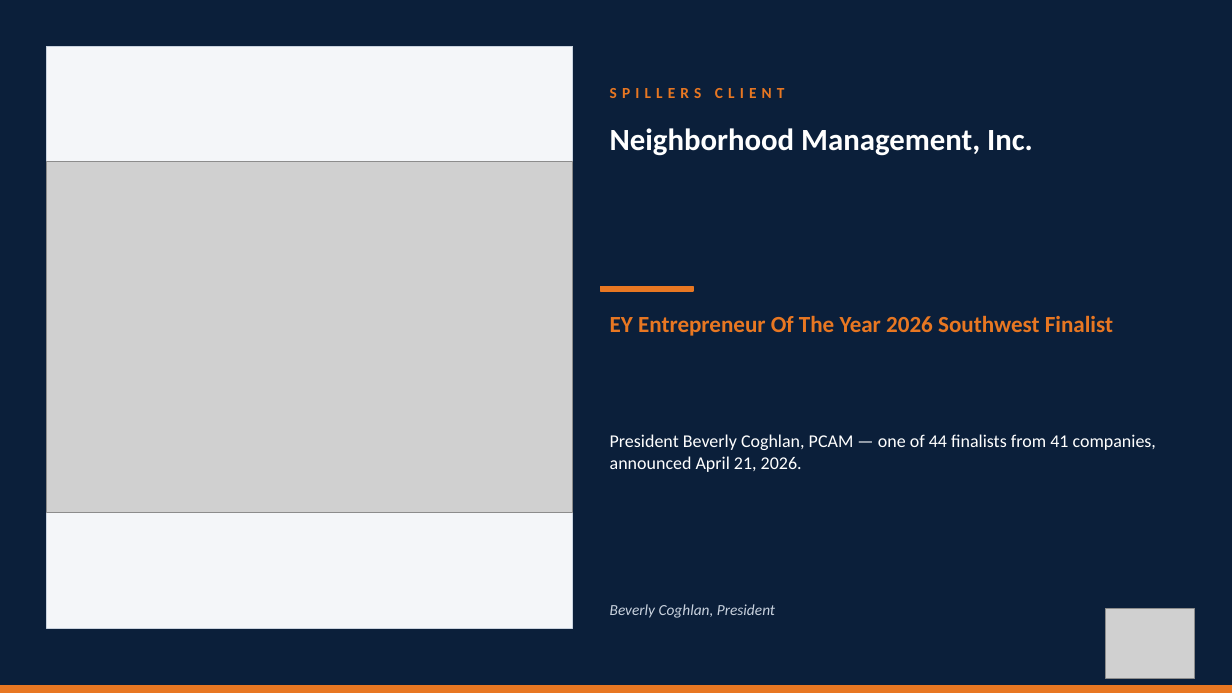
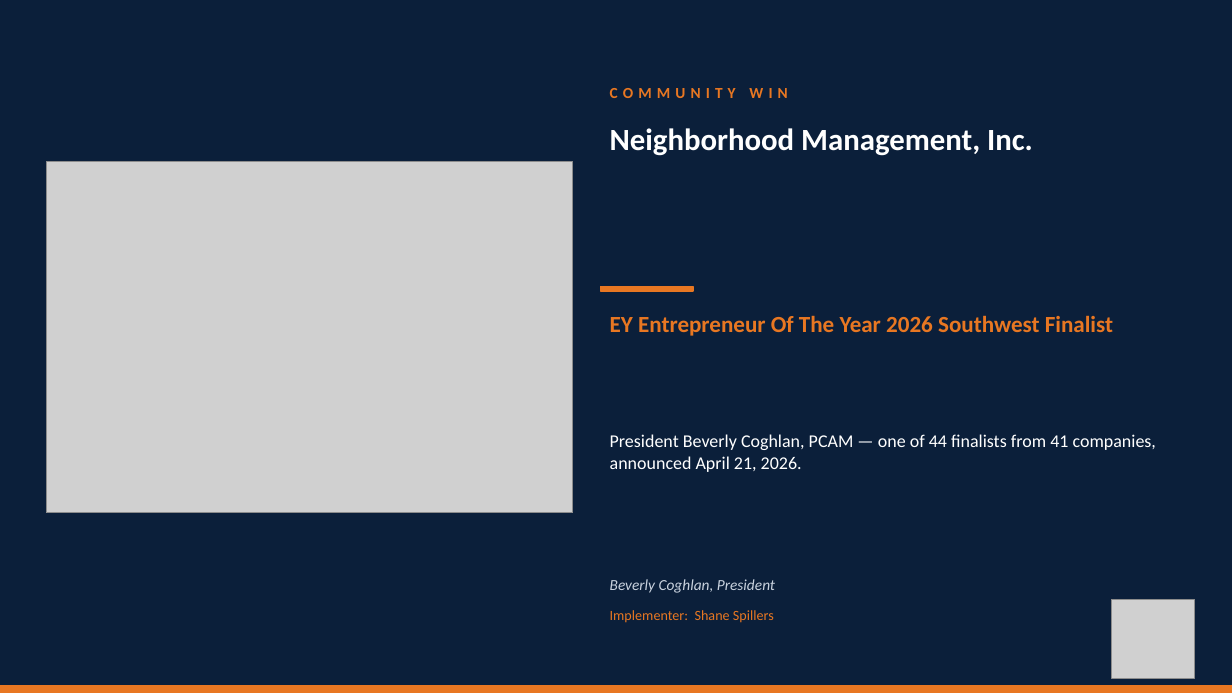
Before and after one commit to TicoRicoRay/wroe-dallas-2026, a slide deck: slide 4 of deliverables/celebrations-loop/Celebrations-Loop.pptx (slide 5 before the commit). Drawn at 1232x693 pixels with LibreOffice and Linux fonts; fonts in the diff are those of the drawing; grey boxes stand for pictures. Boxes give left, top, right and bottom in pixels: in the first picture for what was removed or moved away, otherwise in the second. Text is boxed around its words. In the diff, an @@ line names an element or a change of style, - is before the commit and + after.

Commit message:
Celebrations loop: drop section dividers, add Implementer per slide, kill photo shadow-box
- Removed the 3 section-divider slides (18 slides now instead of 21).
- Renamed 'SPILLERS CLIENT' badge to 'COMMUNITY WIN' across the deck.
- Added per-slide Implementer credit ('Implementer: Name') as small orange
  text below the read-aloud line. Attribution from Shane's master DOCX
  EOSI field or the submitting email sender.
- Photos now sit directly on the navy background (no cream frame), fitted
  at native aspect. Kills the white shadow-box that was visible on light
  photos and looked cheap.
- Wordmark recolored to white silhouette + orange NTX badge on transparent
  background, so it reads as branding on navy instead of a white sticker.

```diff
--- a/deliverables/celebrations-loop/Celebrations-Loop.pptx
+++ b/deliverables/celebrations-loop/Celebrations-Loop.pptx
@@ rectangle removed at box(46, 46, 573, 628) @@
@@ text at box(610, 88, 787, 98): text changed @@
-SPILLERS CLIENT
+COMMUNITY WIN
@@ text "Beverly Coghlan, President": place and size @@
-text "Beverly Coghlan, President" at box(610, 604, 775, 618)
+text "Beverly Coghlan, President" at box(610, 579, 775, 593)
@@ text added at box(610, 610, 774, 623), 11 pt, text #E87722 @@
+Implementer: Shane Spillers
@@ picture: place and size @@
-picture at box(1105, 609, 1195, 678)
+picture at box(1112, 600, 1195, 678)
```
Also in this commit, not shown: 17 other slides changed, 3 slides removed, 4 other files.
